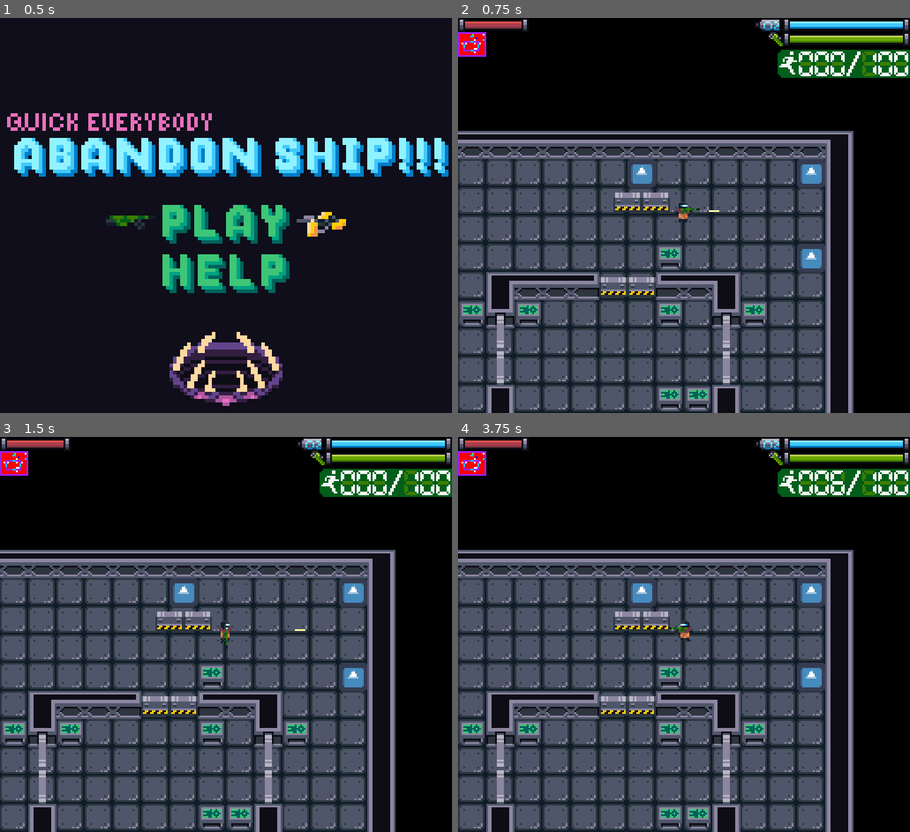
Above: before the commit, frames 1-4 (two rows, left to right).
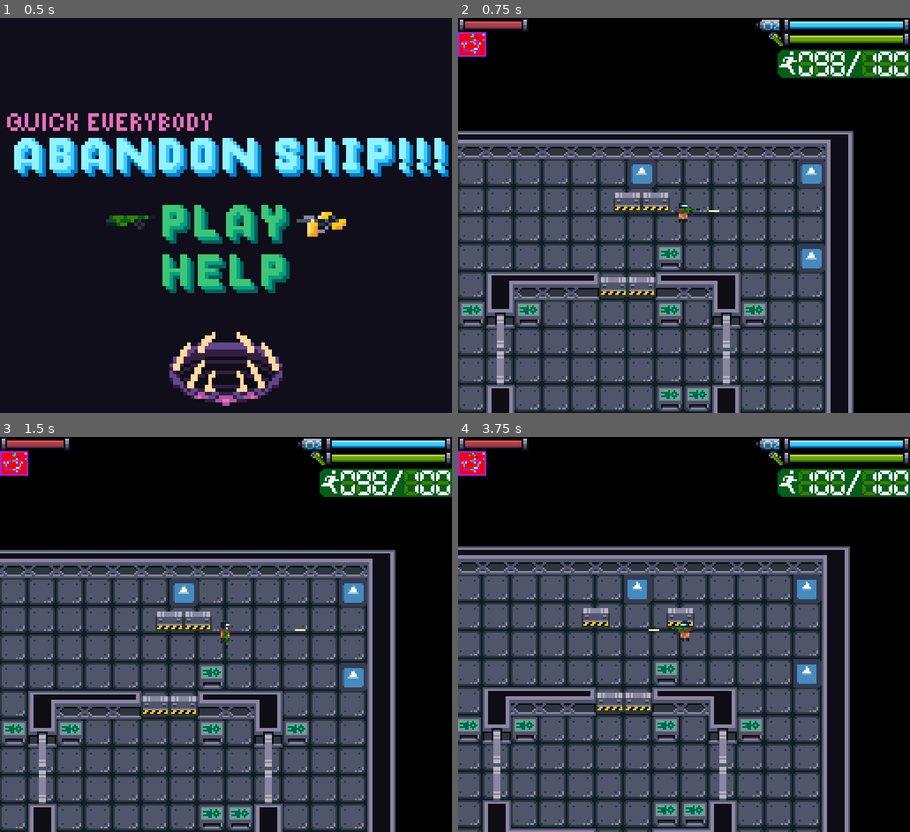
Above: after the commit, the same moments.

Repository: SpaceyLake/Abandon-Ship-LD50
Game: Godot game, scene res://MainMenu.tscn
Two runs of this game, one before a commit and one after it. Both use one fixed random seed, a clock stepped at 60 frames per second and the inputs below. The engine's default icon, where the game draws it, is replaced by a stand-in: a white triangle on a blue panel in a dark square.
Inputs:
- Up to frame 1 (0.5 s): no input
- Up to frame 2 (0.75 s): hold Right (fire_right) from 0.53 s (still down); tap Space (interact) at 0.6 s
- Up to frame 3 (1.5 s): tap Enter at 1.25 s; release Right (fire_right) at 1.28 s; hold Down (fire_down) from 1.28 s (still down); tap Space (interact) at 1.35 s
- Up to frame 4 (3.75 s): tap Space (interact) at 2, 2.1, 2.85, 3.6 s; release Down (fire_down) at 2.03 s; hold Right (fire_right) 2.03-2.78 s; hold Up (fire_up) 2.78-3.53 s; hold Left (fire_left) from 3.53 s (still down)

Frame 1 is identical in both runs. In frame 2, less than 0.1% of the frame differs, in the area x 78-86%, y 11-15%; in frame 3, less than 0.1%; in frame 4, 36%, in the area x 0-88%, y 4-100%.

Commit message:
Created win and lose condition

Diff:
--- a/World.gd
+++ b/World.gd
@@ -13,22 +13,27 @@
 onready var _evacuation_timer : Timer = $EvacuationTimer
 onready var _hazard_timer : Timer = $HazardTimer
 onready var _oxygen_regen_timer : Timer = $OxygenRegenTimer
+onready var _win_timer : Timer = $WinTimer
 var _possible_hazards : Array = []
 var _active_hazards : Array = []
 var _rng = RandomNumberGenerator.new()
+export(NodePath) var _door_path
+onready var _door = get_node(_door_path)
 
 func _ready():
 	_rng.randomize()
 	Global._node_creation_parent = self
 	_hull_integrity = _max_hull_integrity
 	_oxygen_level = _max_oxygen_level
-	_evacuated_crew = 0
+	_evacuated_crew = 98
 	Global._UI._set_max_oxygen(_max_oxygen_level)
 	Global._UI._set_oxygen_level(_oxygen_level)
 	Global._UI._set_max_hull(_max_hull_integrity)
 	Global._UI._set_hull_integrity(_hull_integrity)
 	Global._UI._set_total_crew(_total_crew)
 	Global._UI._set_evacuated_crew(_evacuated_crew)
+	get_node("EscapePodControl").connect("_win", self, "_start_win_timer")
+	_win_timer.connect("timeout", self, "_win")
 	_evacuation_timer.connect("timeout", self, "_evacuate")
 	_evacuation_timer.start(_evacuation_time)
 	_hazard_timer.connect("timeout", self, "_spawn_hazard")
@@ -64,10 +69,12 @@
 func _drain_oxygen():
 	_oxygen_level -= 1
 	Global._UI._set_oxygen_level(_oxygen_level)
+	if _oxygen_level == 0: _lose()
 
 func _damage_hull():
 	_hull_integrity -= 1
 	Global._UI._set_hull_integrity(_hull_integrity)
+	if _hull_integrity == 0: _lose()
 
 func _damage_hull_arbitrary(damage):
 	_hull_integrity -= damage
@@ -83,6 +90,17 @@
 	_evacuated_crew += _evac
 	Global._UI._set_evacuated_crew(_evacuated_crew)
 	_evacuation_timer.start(_evacuation_time*_evac)
+	if _evacuated_crew == _total_crew: _door.open()
 
 func _exit_tree():
 	Global._node_creation_parent = null
+
+func _start_win_timer():
+	_win_timer.start()
+	pass
+
+func _win():
+	print("You win")
+
+func _lose():
+	pass
